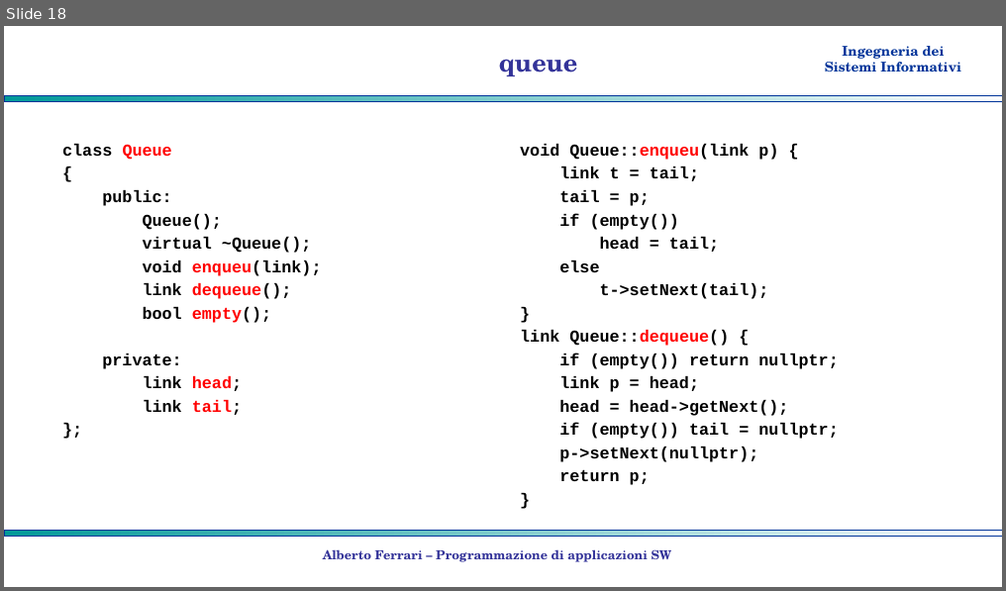
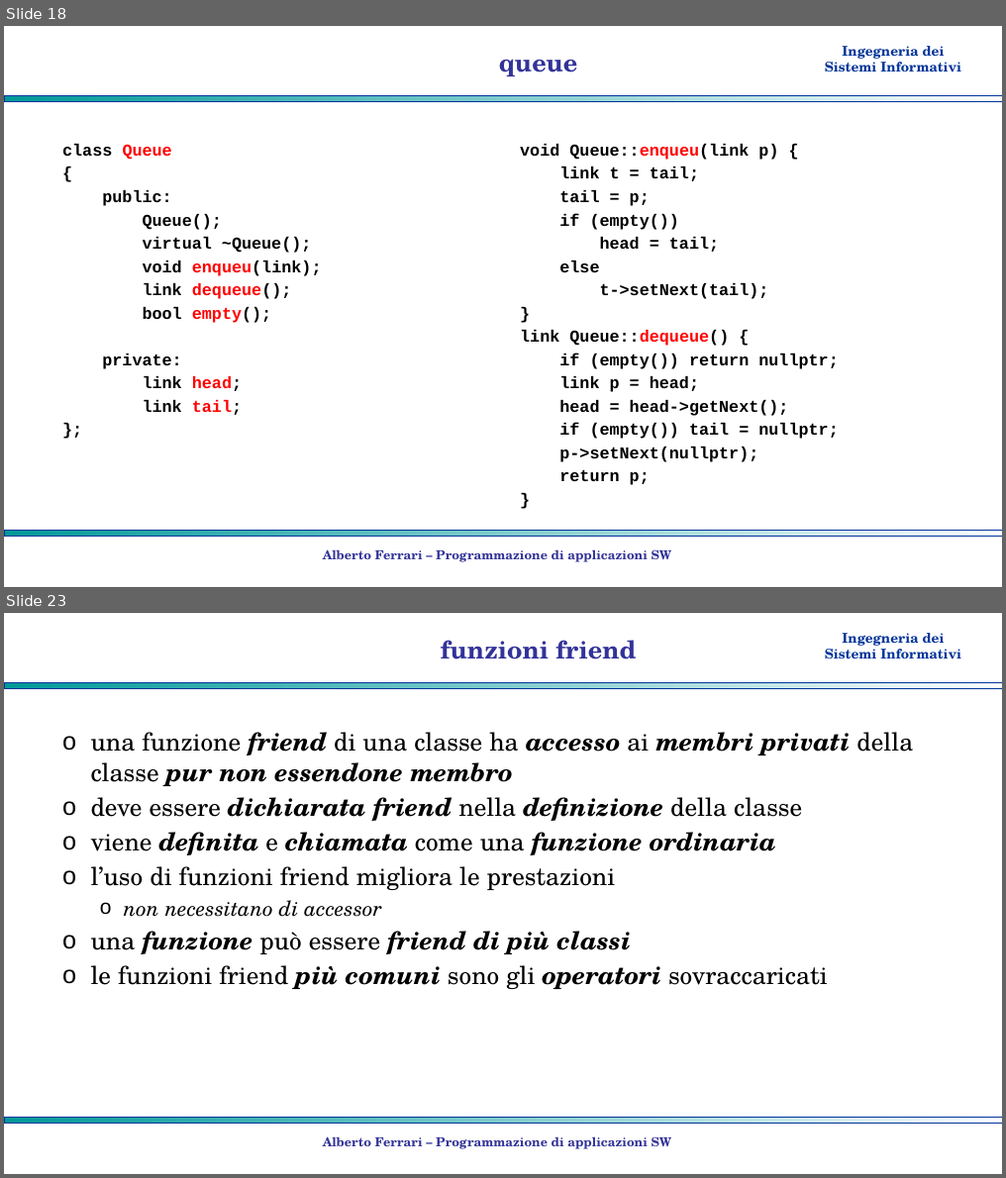
Before and after one commit to albertoferrari/pasw, a slide deck: lezioni/PASW06 - strutture lineari.pptx. Shown one above the other, each under a label of ours: slide 18 before the commit, slides 18 and 23 after it; the slides between them are not shown. The pictures are 1006x591 and 1006x1178 pixels, drawn with LibreOffice and Linux fonts; fonts in the diff are those of the drawing; background and template pictures are left out. Boxes give left, top, right and bottom in pixels: in the first picture for what was removed or moved away, otherwise in the second. Text is boxed around its words. In the diff, an @@ line names an element or a change of style, - is before the commit and + after.

```diff
--- a/lezioni/PASW06 - strutture lineari.pptx
+++ b/lezioni/PASW06 - strutture lineari.pptx
@@ slide 23 added at box(4, 613, 1002, 1174), background #FFFFFF; not listed: 3 template elements that a slide beside it also shows @@
@@ title added at box(441, 640, 636, 660), 24 pt, text #333399, bold @@
+funzioni friend
@@ text added at box(91, 732, 913, 989), 24 pt, text #000000, italic @@
+o una funzione friend di una classe ha accesso ai membri privati della classe pur non essendone membro
+o deve essere dichiarata friend nella definizione della classe
+o viene definita e chiamata come una funzione ordinaria
+o l’uso di funzioni friend migliora le prestazioni
+  o non necessitano di accessor
+o una funzione può essere friend di più classi
+o le funzioni friend più comuni sono gli operatori sovraccaricati
@@ text added at box(323, 1137, 672, 1150), 12 pt, text #333399, bold @@
+Alberto Ferrari – Programmazione di applicazioni SW
```
Also in this commit, not shown: 5 other slides added, 1 other file.
